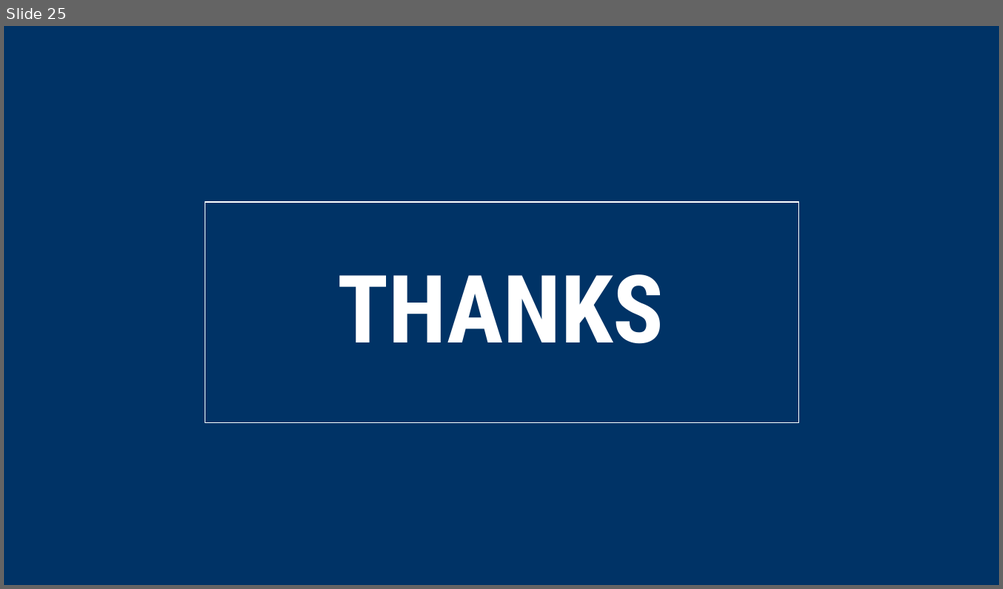
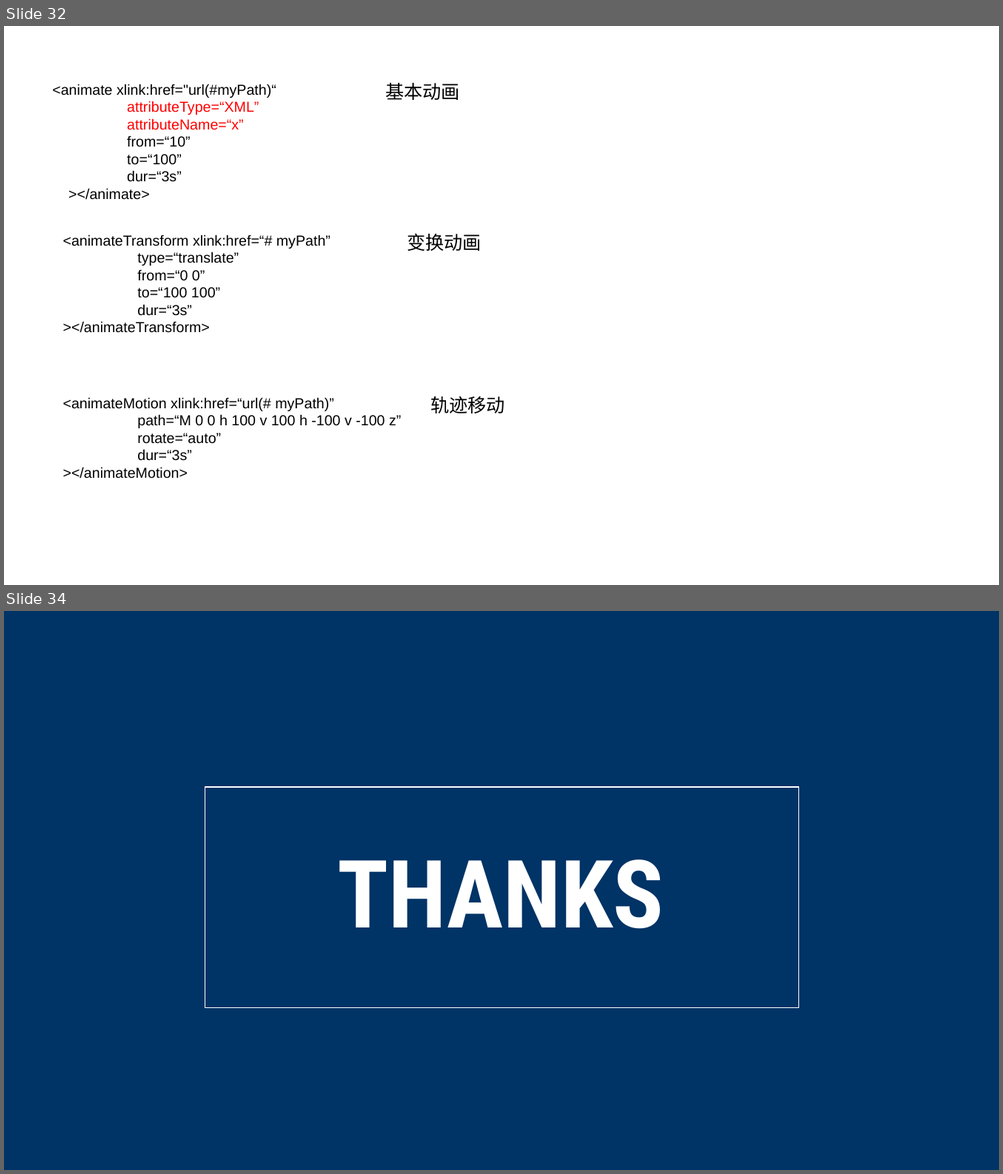
Before and after one commit to lss0928/git_test, a slide deck: svg/走进SVG.pptx. Shown one above the other, each under a label of ours: slide 25 before the commit, slides 32 and 34 after it; the slides between them are not shown. The pictures are 1003x589 and 1003x1174 pixels, drawn with LibreOffice and Linux fonts; fonts in the diff are those of the drawing. Boxes give left, top, right and bottom in pixels: in the first picture for what was removed or moved away, otherwise in the second. Text is boxed around its words. In the diff, an @@ line names an element or a change of style, - is before the commit and + after.

```diff
--- a/svg/走进SVG.pptx
+++ b/svg/走进SVG.pptx
@@ slide 32 added at (4,26,999,585), background #FFFFFF @@
@@ text added at (52,84,276,200), 14 pt, text #000000 @@
+<animate xlink:href="url(#myPath)“
+attributeType=“XML”
+attributeName=“x”
+from=“10”
+to=“100”
+dur=“3s”
+></animate>
@@ text added at (385,82,460,100), 18 pt, text #000000 @@
+基本动画
@@ text added at (63,235,330,333), 14 pt, text #000000 @@
+<animateTransform xlink:href=“# myPath”
+type=“translate”
+from=“0 0”
+to=“100 100”
+dur=“3s”
+></animateTransform>
@@ text added at (407,233,481,251), 18 pt, text #000000 @@
+变换动画
@@ text added at (63,397,401,479), 14 pt, text #000000 @@
+<animateMotion xlink:href=“url(# myPath)”
+path=“M 0 0 h 100 v 100 h -100 v -100 z”
+rotate=“auto”
+dur=“3s”
+></animateMotion>
@@ text added at (430,397,505,414), 18 pt, text #000000 @@
+轨迹移动
@@ what was slide 25 is now slide 34 @@
```
Also in this commit, not shown: 16 slides changed, 15 other slides added, 7 slides removed, 15 other files.
